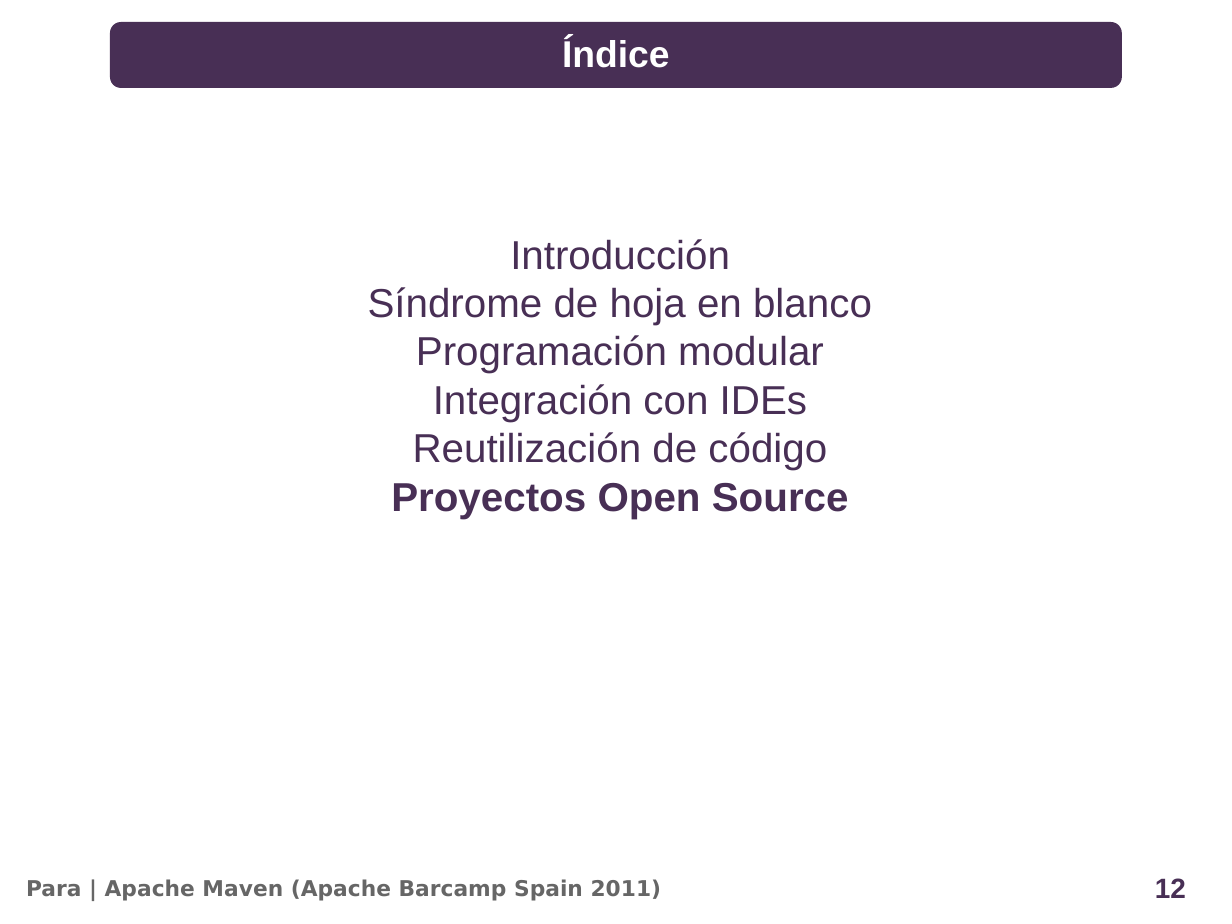
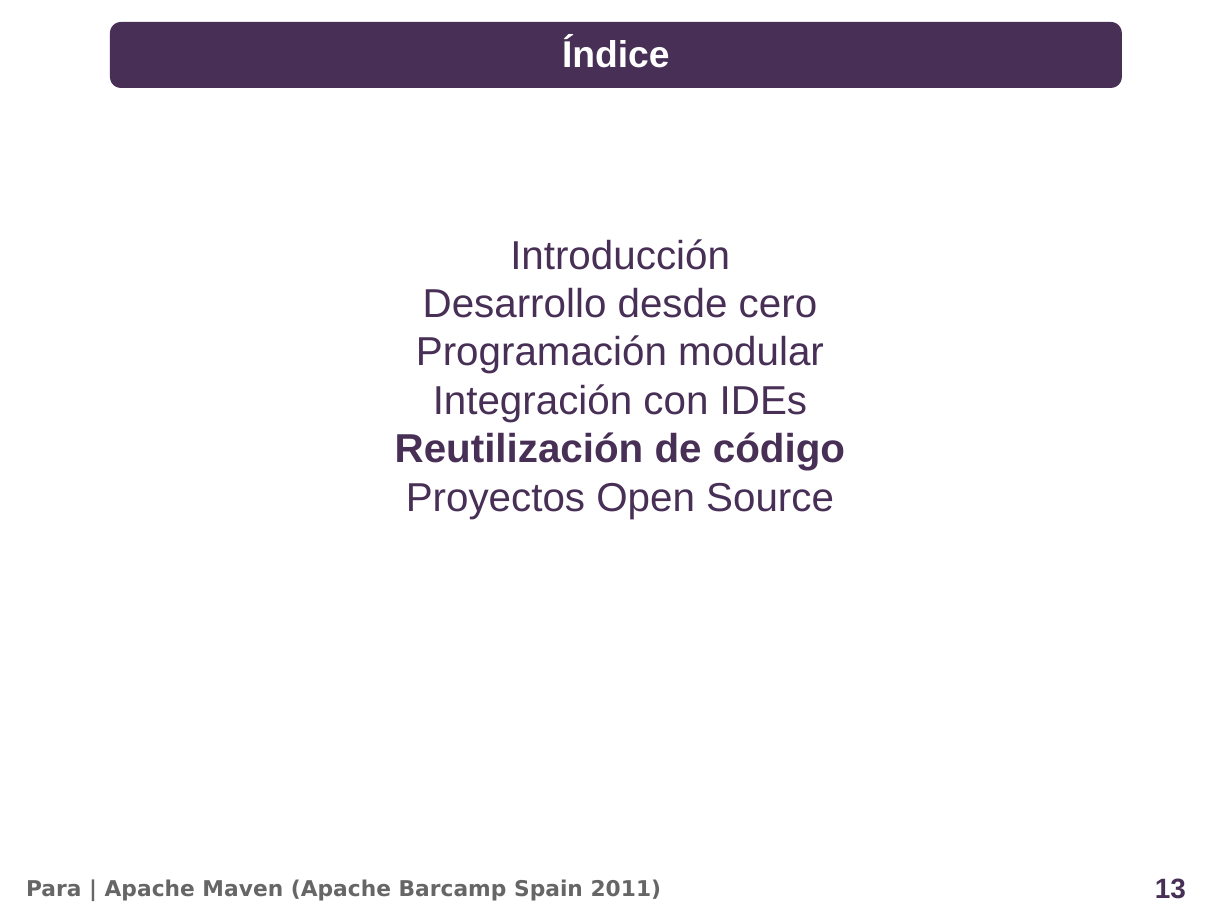
Before and after one commit to alediator/barcamp-maven, a slide deck: slide 13 of doc/slideshare.odp (slide 12 before the commit). Drawn at 1232x924 pixels with LibreOffice and Linux fonts; fonts in the diff are those of the drawing; background and template pictures are left out. Boxes give left, top, right and bottom in pixels: in the first picture for what was removed or moved away, otherwise in the second. Text is boxed around its words. In the diff, an @@ line names an element or a change of style, - is before the commit and + after.

```diff
--- a/doc/slideshare.odp
+++ b/doc/slideshare.odp
@@ text at <box>423,287,818,318</box>: text changed @@
-Síndrome de hoja en blanco
+Desarrollo desde cero
@@ text at <box>395,432,845,519</box>: bold on in "Reutilización de código"; bold off in "Proyectos Open Source" @@
@@ page number at <box>1155,878,1186,899</box>: text changed @@
-12
+13
```
Also in this commit, not shown: 7 other slides changed, 2 slides added, 55 other files.
